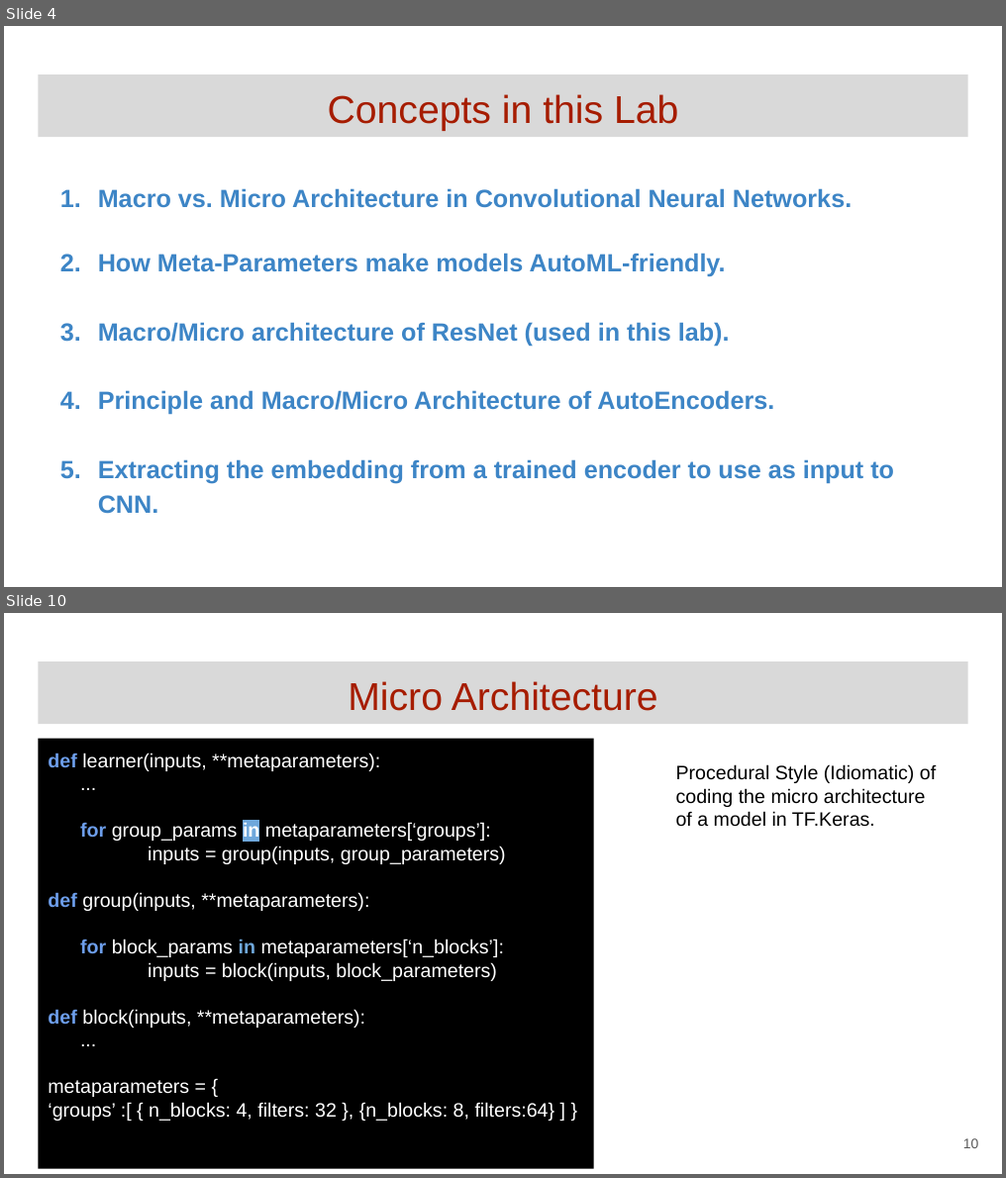
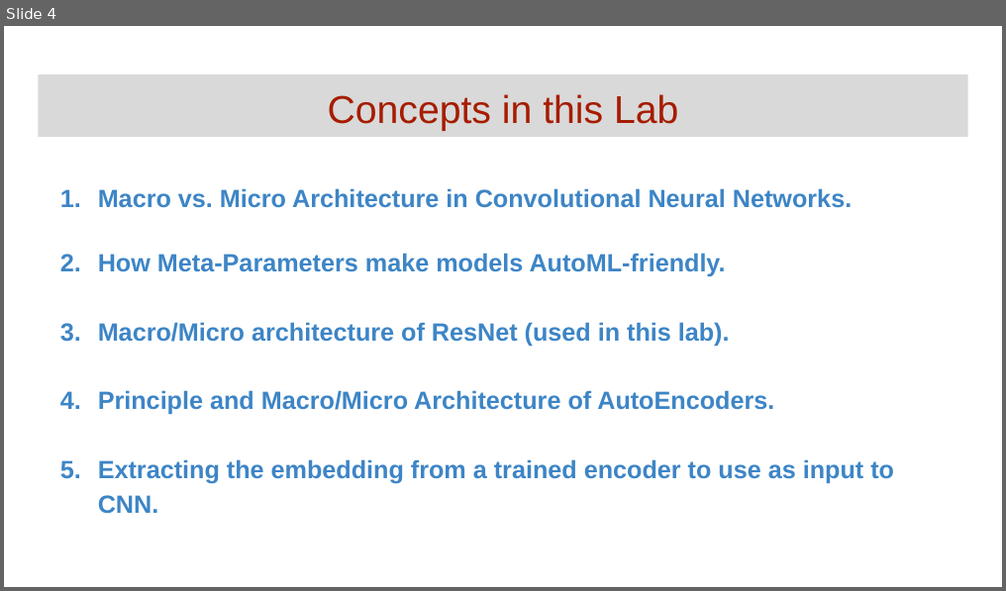
Before and after one commit to GoogleCloudPlatform/keras-idiomatic-programmer, a slide deck: community-labs/Community Lab - Encoders for CNN.pptx. Shown one above the other, each under a label of ours: slides 4 and 10 before the commit, slide 4 after it; the slides between them are not shown. The pictures are 1006x1178 and 1006x591 pixels, drawn with LibreOffice and Linux fonts; fonts in the diff are those of the drawing. Boxes give left, top, right and bottom in pixels: in the first picture for what was removed or moved away, otherwise in the second. Text is boxed around its words. In the diff, an @@ line names an element or a change of style, - is before the commit and + after.

```diff
--- a/community-labs/Community Lab - Encoders for CNN.pptx
+++ b/community-labs/Community Lab - Encoders for CNN.pptx
@@ slide 10 removed at box(4, 613, 1002, 1174), background #FFFFFF @@
@@ title removed at box(38, 662, 968, 725) @@
-Micro Architecture
@@ rectangle removed at box(38, 739, 594, 1169) @@
-def learner(inputs, **metaparameters):
-...
-for group_params in metaparameters[‘groups’]:
-inputs = group(inputs, group_parameters)
-def group(inputs, **metaparameters):
-for block_params in metaparameters[‘n_blocks’]:
-inputs = block(inputs, block_parameters)
-def block(inputs, **metaparameters):
-...
-metaparameters = {
-‘groups’ :[ { n_blocks: 4, filters: 32 }, {n_blocks: 8, filters:64} ] }
@@ text removed at box(676, 764, 936, 827) @@
-Procedural Style (Idiomatic) of coding the micro architecture of a model in TF.Keras.
@@ page number removed at box(963, 1139, 979, 1149) @@
-10
```
Also in this commit, not shown: 1 slide changed, 19 other slides removed, 2 other files.
